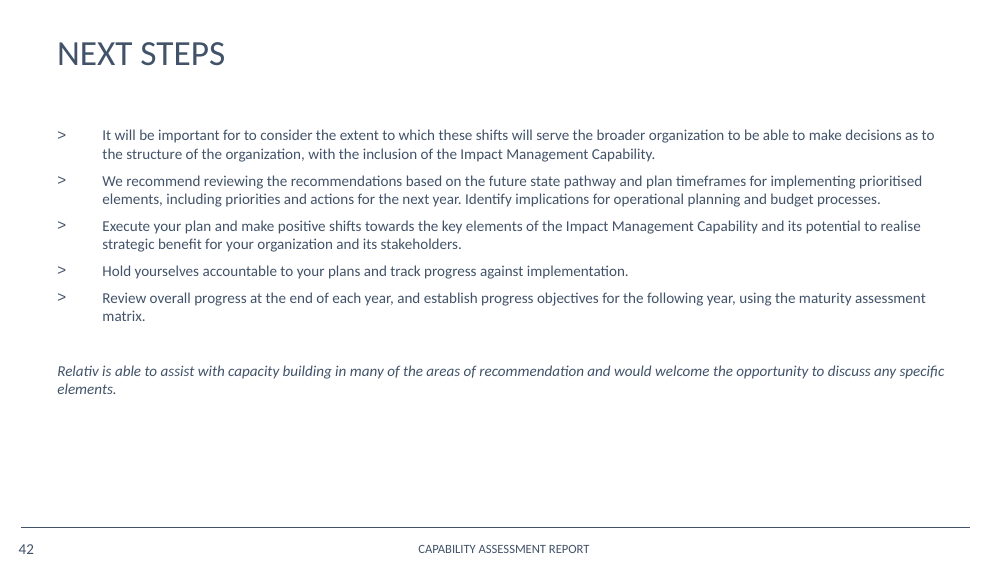
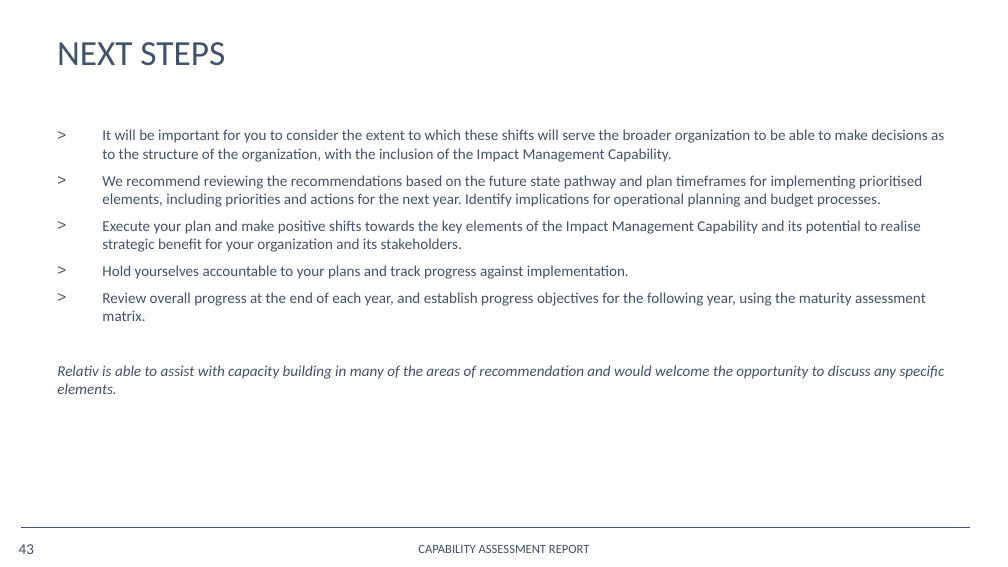
Before and after one commit to opus-meum/power-automate, a slide deck: slide 43 of Capability Assessment Report.pptx (slide 42 before the commit). Drawn at 1008x567 pixels with LibreOffice and Linux fonts; fonts in the diff are those of the drawing; background and template pictures are left out. Boxes give left, top, right and bottom in pixels: in the first picture for what was removed or moved away, otherwise in the second. Text is boxed around its words. In the diff, an @@ line names an element or a change of style, - is before the commit and + after.

```diff
--- a/Capability Assessment Report.pptx
+++ b/Capability Assessment Report.pptx
@@ text at [102, 129, 944, 162]: text changed @@
-> It will be important for to consider the extent to which these shifts will serve the broader organization to be able to make decisions as to the structure of the organization, with the inclusion of the Impact Management Capability.
+> It will be important for you to consider the extent to which these shifts will serve the broader organization to be able to make decisions as to the structure of the organization, with the inclusion of the Impact Management Capability.
@@ page number at [19, 544, 34, 554]: text changed @@
-42
+43
```
Also in this commit, not shown: 26 other slides changed, 2 slides added, 1 slide removed, 20 other files.
